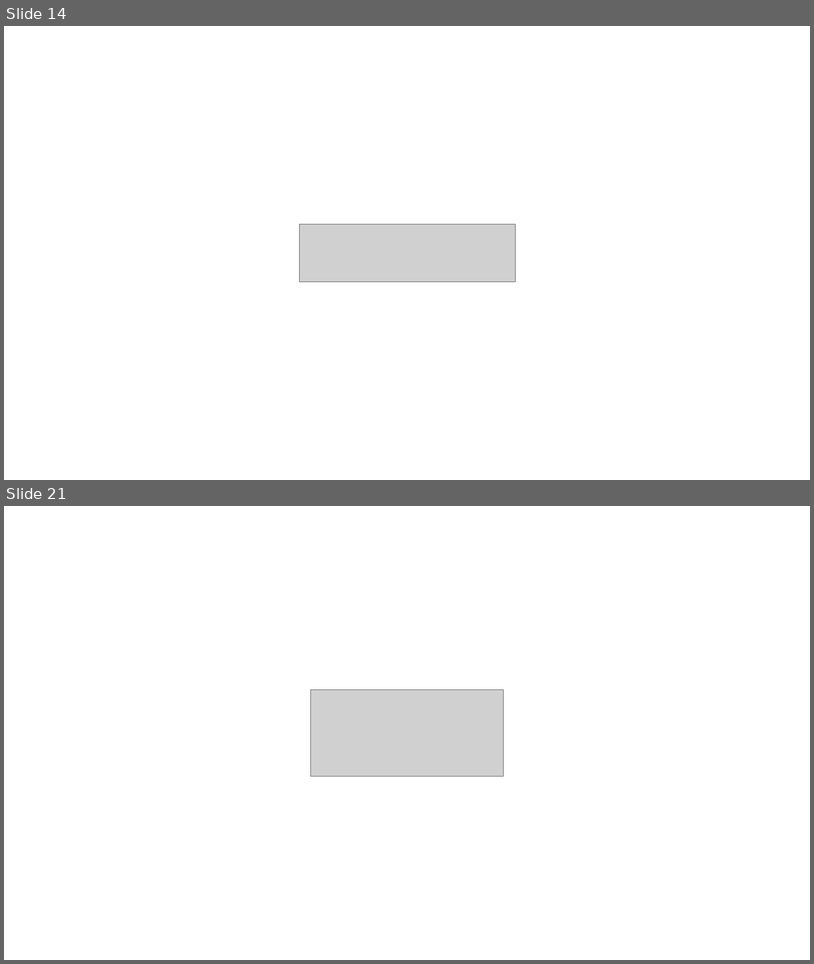
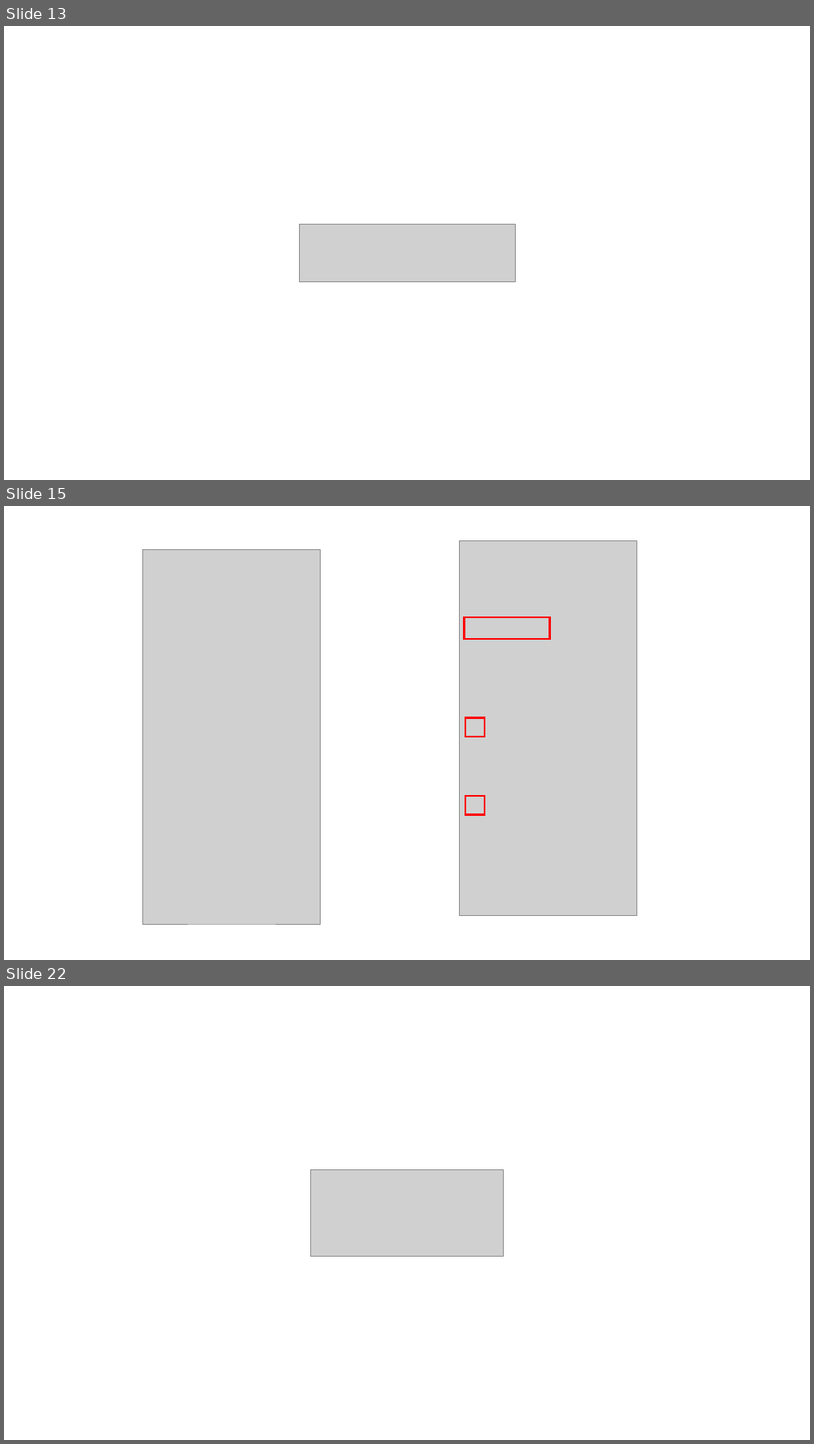
Before and after one commit to nishida2073/project_management, a slide deck: tool/smstokintone/docs/S2k 操作マニュアル.pptx. Shown one above the other, each under a label of ours: slides 14 and 21 before the commit, slides 13, 15 and 22 after it; the slides between them are not shown. The pictures are 814x964 and 814x1444 pixels, drawn with LibreOffice and Linux fonts; fonts in the diff are those of the drawing; grey boxes stand for pictures. Boxes give left, top, right and bottom in pixels: in the first picture for what was removed or moved away, otherwise in the second. Text is boxed around its words. In the diff, an @@ line names an element or a change of style, - is before the commit and + after.

```diff
--- a/tool/smstokintone/docs/S2k 操作マニュアル.pptx
+++ b/tool/smstokintone/docs/S2k 操作マニュアル.pptx
@@ slide 15 added at (4,506,810,960), background #FFFFFF @@
@@ picture added at (143,549,321,924) @@
@@ picture added at (459,540,638,914) @@
@@ rectangle added at (464,617,550,639), outline #FF0000 2.25 pt @@
@@ rectangle added at (466,718,485,736), outline #FF0000 2.25 pt @@
@@ rectangle added at (466,795,485,814), outline #FF0000 2.25 pt @@
@@ what was slide 14 is now slide 13 @@
@@ what was slide 21 is now slide 22 @@
```
Also in this commit, not shown: 27 other slides added, 25 slides removed, 30 other files.
